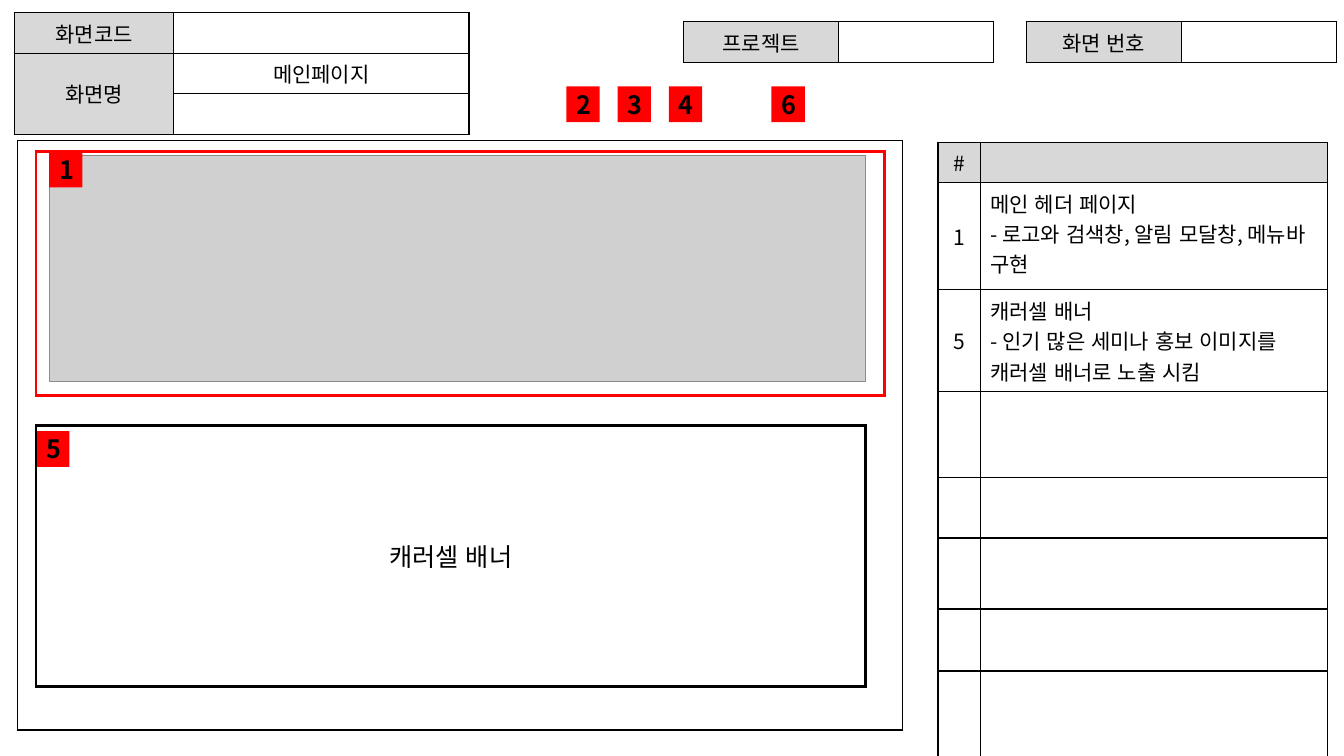
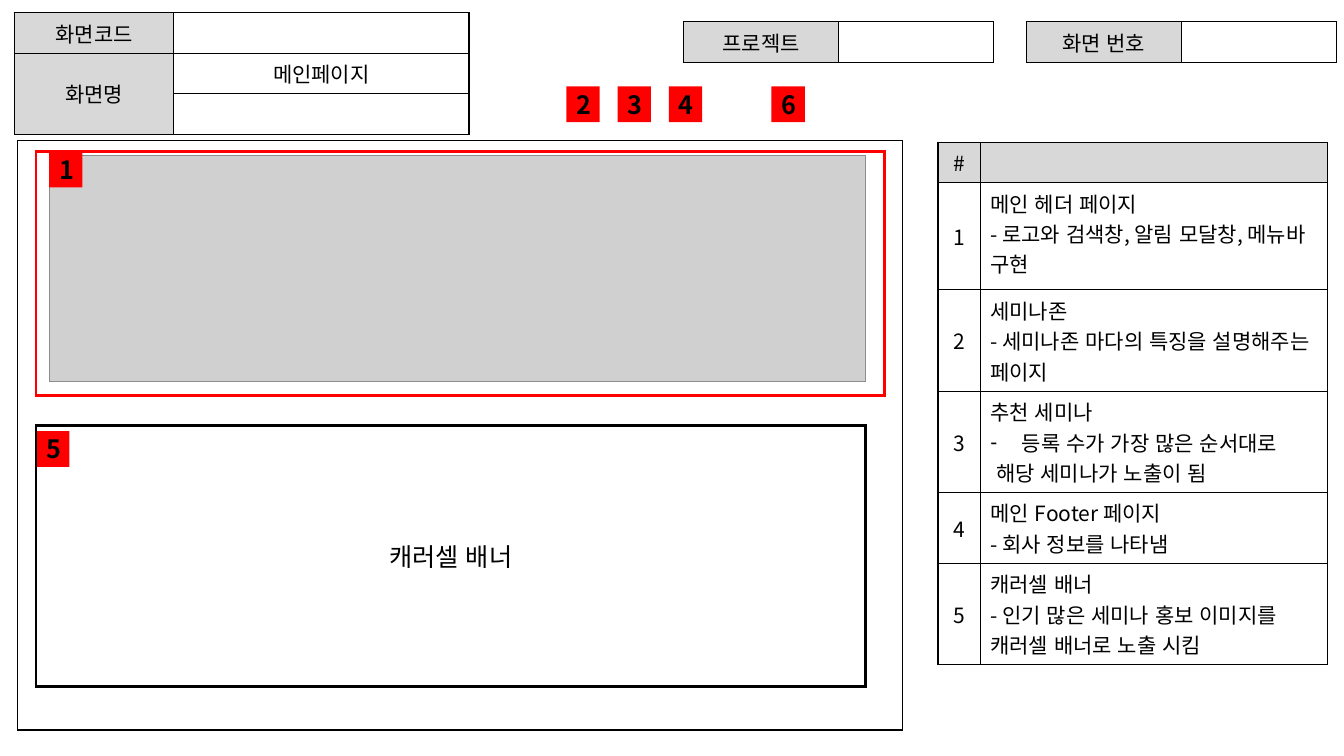
Before and after one commit to ezenteam2/e-Zone, a slide deck: slide 2 of 0 발표용 파워포인트/project05 - 파워포인트 종합 - 기범.pptx. Drawn at 1344x756 pixels with LibreOffice and Linux fonts; fonts in the diff are those of the drawing; grey boxes stand for pictures. Boxes give left, top, right and bottom in pixels: in the first picture for what was removed or moved away, otherwise in the second. Text is boxed around its words. In the diff, an @@ line names an element or a change of style, - is before the commit and + after.

```diff
--- a/0 발표용 파워포인트/project05 - 파워포인트 종합 - 기범.pptx
+++ b/0 발표용 파워포인트/project05 - 파워포인트 종합 - 기범.pptx
@@ table at [939,142,1328,659] @@
+row 3: 2 | 세미나존 / - 세미나존 마다의 특징을 설명해주는 페이지
+row 4: 3 | 추천 세미나 / 등록 수가 가장 많은 순서대로 / 해당 세미나가 노출이 됨
+row 5: 4 | 메인 Footer 페이지 / - 회사 정보를 나타냄
-row 4:  | 
-row 5:  | 
-row 6:  | 
-row 7:  | 
-row 8:  | 
```
Also in this commit, not shown: 2 other slides changed, 10 slides added, 2 other files.
